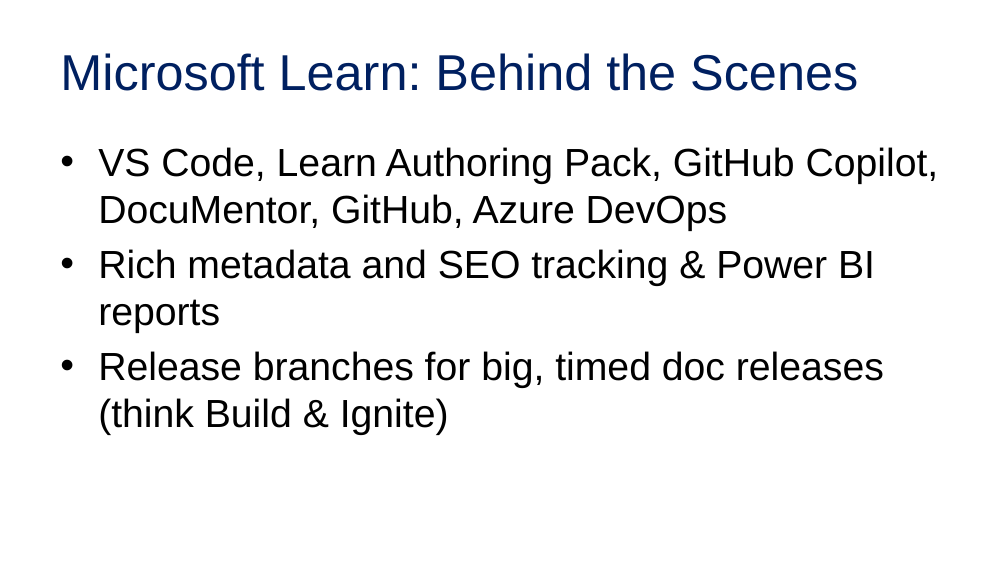
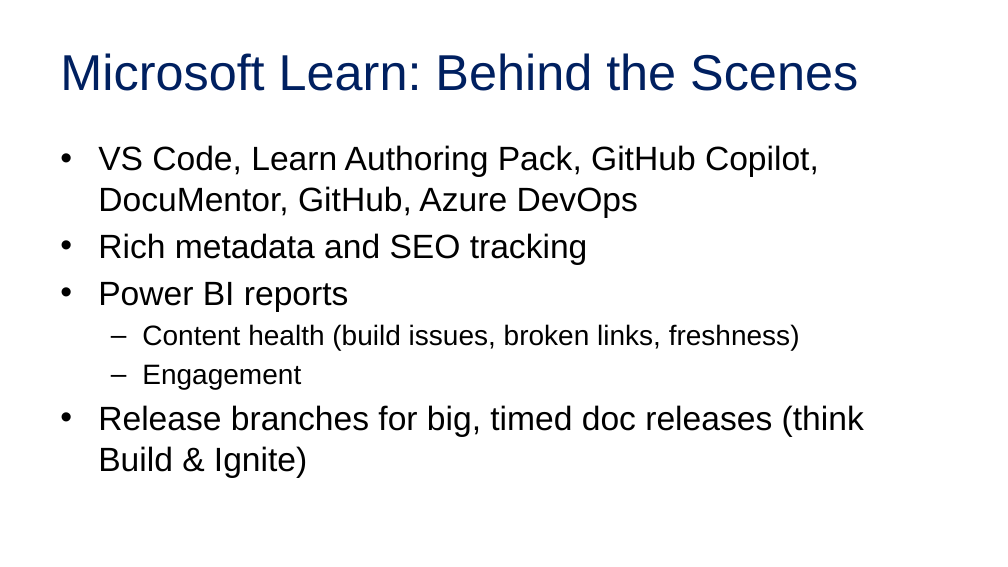
Before and after one commit to alvinashcraft/speaking, a slide deck: slide 17 of 2025/1116_VSLiveOrlando/Contributing to Learn/VSLive Orlando 25 - Become a MS Learn Contributor_AlvinAshcraft.pptx. Drawn at 1008x567 pixels with LibreOffice and Linux fonts; fonts in the diff are those of the drawing; background and template pictures are left out. Boxes give left, top, right and bottom in pixels: in the first picture for what was removed or moved away, otherwise in the second. Text is boxed around its words. In the diff, an @@ line names an element or a change of style, - is before the commit and + after.

Commit message:
Update Learn slides for live360 orlando 25

```diff
--- a/2025/1116_VSLiveOrlando/Contributing to Learn/VSLive Orlando 25 - Become a MS Learn Contributor_AlvinAshcraft.pptx
+++ b/2025/1116_VSLiveOrlando/Contributing to Learn/VSLive Orlando 25 - Become a MS Learn Contributor_AlvinAshcraft.pptx
@@ text at (x1=98, y1=145, x2=864, y2=478): size 28 to 24 pt in "VS Code, Learn Authoring Pack, GitHub Copilot, ...", "Release branches for big, timed doc releases ..." @@
@@ text at (x1=98, y1=233, x2=800, y2=389): text changed; size 28 to 20 pt @@
-• Rich metadata and SEO tracking & Power BI reports
+• Rich metadata and SEO tracking
+• Power BI reports
+  – Content health (build issues, broken links, freshness)
+  – Engagement
```
Also in this commit, not shown: 5 other slides changed.
